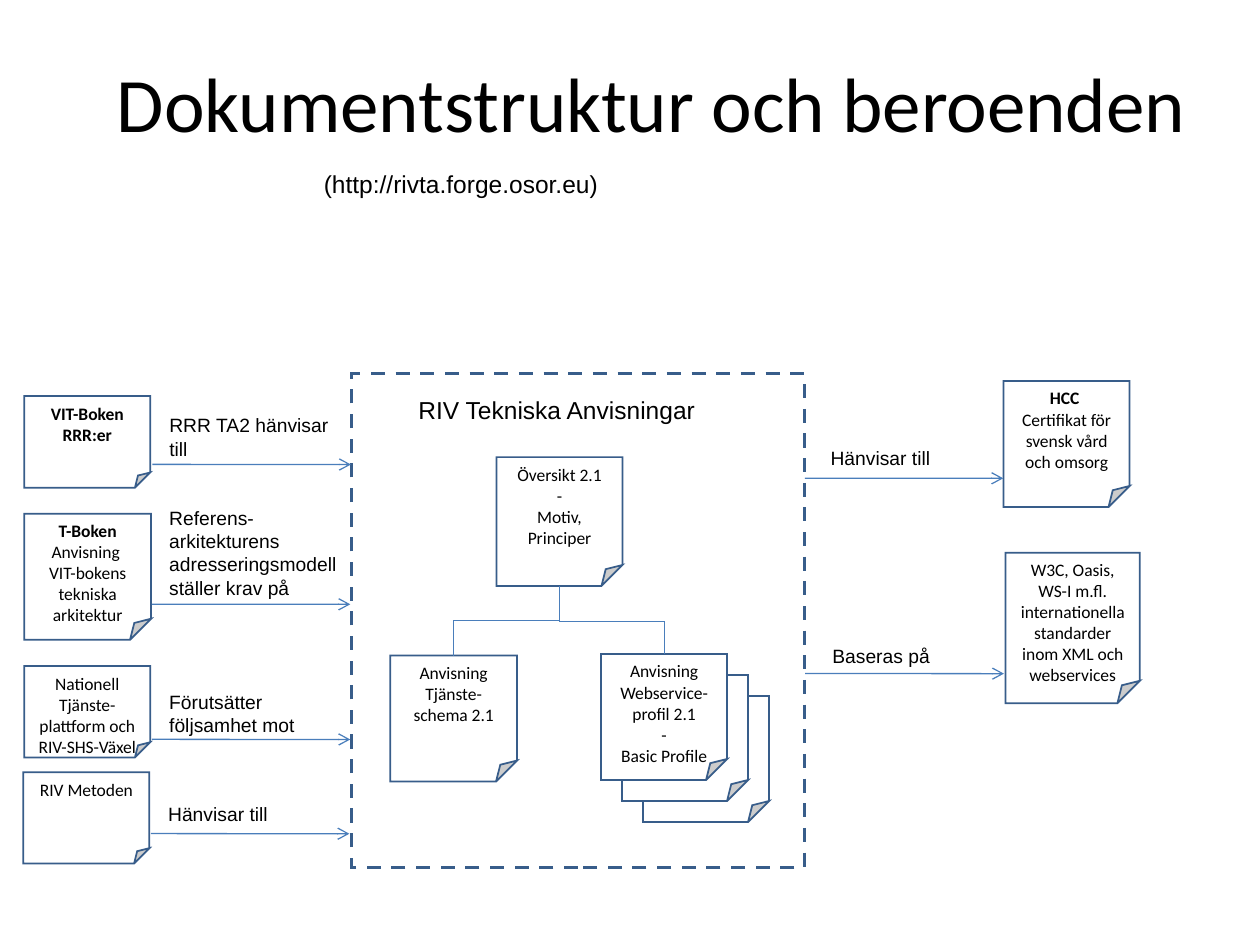
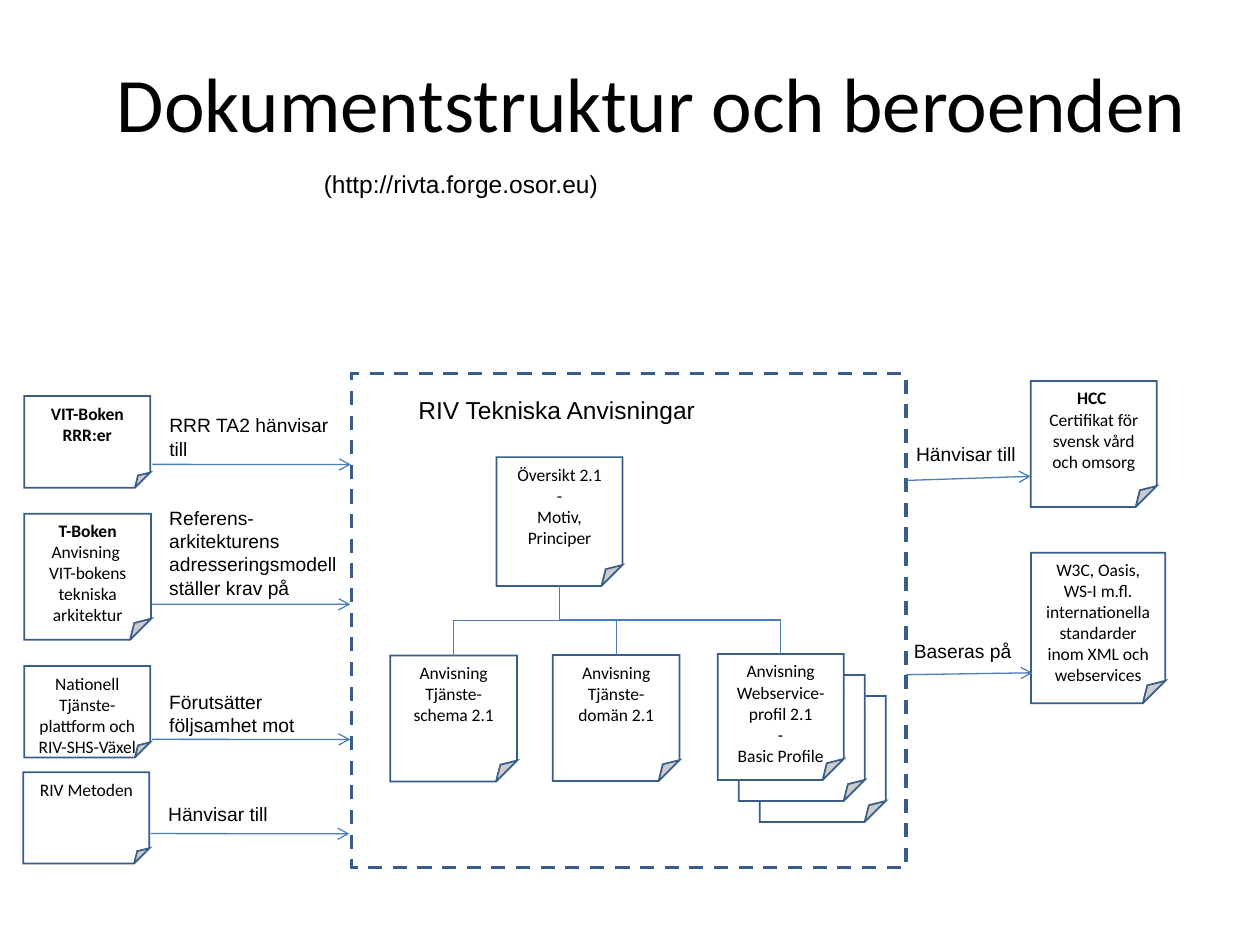
Before and after one commit to admstar/rivta, a slide deck: slide 22 of Profile/trunk/Documents/arbetsdokument/RIV-förvaltning, Illustrationer.ppt. Drawn at 1260x945 pixels with LibreOffice and Linux fonts; fonts in the diff are those of the drawing. Boxes give left, top, right and bottom in pixels: in the first picture for what was removed or moved away, otherwise in the second. Text is boxed around its words. In the diff, an @@ line names an element or a change of style, - is before the commit and + after.

```diff
--- a/Profile/trunk/Documents/arbetsdokument/RIV-förvaltning, Illustrationer.ppt
+++ b/Profile/trunk/Documents/arbetsdokument/RIV-förvaltning, Illustrationer.ppt
@@ rectangle: place and size @@
-rectangle at <box>352,374,804,868</box>
+rectangle at <box>352,374,906,868</box>
@@ folded corner "HCC": place and size @@
-folded corner "HCC" at <box>1004,381,1130,507</box>
+folded corner "HCC" at <box>1031,381,1157,507</box>
@@ text "Hänvisar till": place and size @@
-text "Hänvisar till" at <box>831,451,930,466</box>
+text "Hänvisar till" at <box>916,447,1015,461</box>
@@ arrow moved from (805, 478) - (1003, 479) to (906, 480) - (1031, 476) @@
@@ folded corner "W3C, Oasis, WS-I m.fl.": place and size @@
-folded corner "W3C, Oasis, WS-I m.fl." at <box>1005,553,1140,703</box>
+folded corner "W3C, Oasis, WS-I m.fl." at <box>1031,553,1166,703</box>
@@ elbow line moved from (559, 586) - (664, 654) to (559, 586) - (781, 654) @@
@@ elbow line added from (559, 586) to (616, 655), #4A7EBB 0.74 pt @@
@@ folded corner added at <box>553,655,680,781</box>, fill #FFFFFF, outline #385D8A 0.99 pt, 10 pt, text #000000 @@
+Anvisning
+Tjänste-domän 2.1
@@ 3 folded corners: place and size @@
-3 folded corners at <box>601,654,769,822</box>
+3 folded corners at <box>718,654,886,822</box>
@@ text "Baseras på": place and size @@
-text "Baseras på" at <box>832,649,929,667</box>
+text "Baseras på" at <box>914,643,1011,662</box>
@@ arrow moved from (805, 674) - (1004, 674) to (906, 674) - (1032, 673) @@
```
Also in this commit, not shown: 9 other slides changed, 1 other file.
